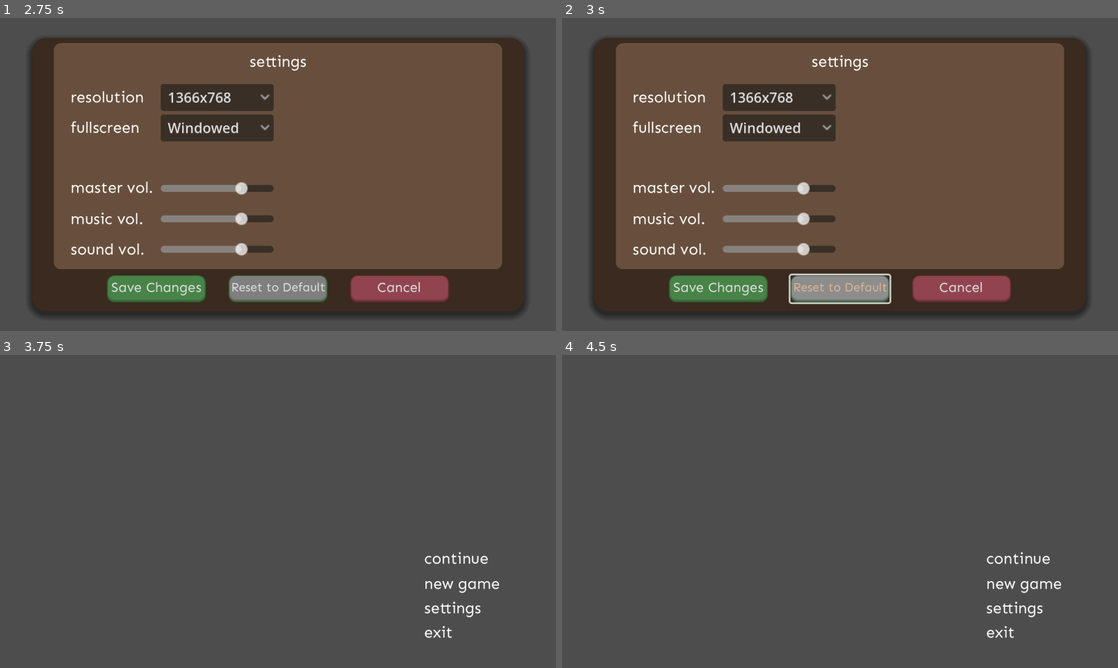
Above: before the commit, frames 1-4 (two rows, left to right).
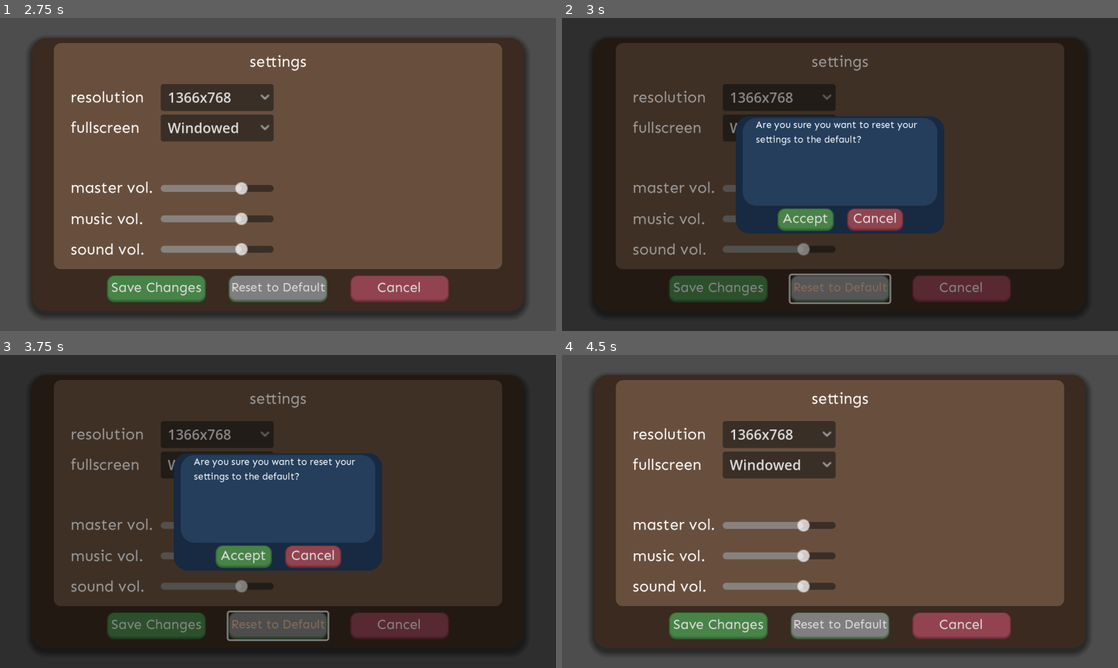
Above: after the commit, the same moments.

Repository: Jon-Alc/Settings-Demo
Game: Godot game, scene res://nodes/scenes/startup.tscn
The game is run twice, just before and just after one commit, with the same random seed, the same clock (stepped at 60 frames per second) and the same inputs.
Inputs (mouse positions are in pixels of both pictures, inside the frame that each line leads up to):
- Up to frame 1 (2.75 s): tap Enter at 0.5, 2 s; move the mouse to (450, 221) at 0.52 s; press the mouse at (450, 221) at 0.53 s; tap Space at 1.25 s; move the mouse to (461, 246) at 1.27 s; release the mouse at (461, 246) at 1.28 s; click (461, 246) at 1.35 s; move the mouse to (450, 271) at 2.02 s; press the mouse at (450, 271) at 2.03 s
- Up to frame 2 (3 s): release the mouse at (1012, 271) at 2.75 s; click "Reset to Default" at 2.75 s
- Up to frame 3 (3.75 s): click "Cancel" at 3.5 s
- Up to frame 4 (4.5 s): click (806, 555) at 4.25 s, where only the run after the commit has a clickable "Accept"

Frame 1 is identical in both runs. In frame 2, 81% of the frame differs, in the area x 0-100%, y 0-100%; in frame 3, 98%; in frame 4, 79%.

Commit message:
Upgrades Display Prompt to use callbacks, and completes Reset to Default feature

Diff:
--- a/nodes/components/display_prompt.tscn
+++ b/nodes/components/display_prompt.tscn
@@ -6,6 +6,7 @@
 [ext_resource type="Theme" uid="uid://dwnkenuo17h4d" path="res://ui/themes/display_prompt/accept_button/accept_button.tres" id="3_1g7g0"]
 [ext_resource type="FontFile" uid="uid://do1ejrjbf4a6j" path="res://assets/fonts/Sen-VariableFont_wght.ttf" id="3_y327b"]
 [ext_resource type="Theme" uid="uid://cmq43yn0uvmha" path="res://ui/themes/display_prompt/cancel_button/cancel_button.tres" id="4_i35js"]
+[ext_resource type="AudioStream" uid="uid://dnx1l3g7b87oy" path="res://assets/sfx/select.wav" id="7_i2661"]
 
 [node name="DisplayPrompt" type="Control"]
 layout_mode = 3
@@ -105,5 +106,9 @@
 theme_override_font_sizes/font_size = 16
 text = "Cancel"
 
+[node name="ButtonSFX" type="AudioStreamPlayer2D" parent="."]
+stream = ExtResource("7_i2661")
+bus = &"SFX"
+
 [connection signal="pressed" from="OuterPanel/AcceptButton" to="." method="_on_accept_button_pressed"]
 [connection signal="pressed" from="OuterPanel/CancelButton" to="." method="_on_cancel_button_pressed"]
--- a/nodes/components/settings.tscn
+++ b/nodes/components/settings.tscn
@@ -305,4 +305,5 @@
 [connection signal="value_changed" from="OuterOptionsContainer/GridContainer/MusicVolume/HBoxContainer/MusicVolumeSlider" to="." method="_on_music_volume_slider_value_changed"]
 [connection signal="value_changed" from="OuterOptionsContainer/GridContainer/SoundVolume/HBoxContainer/SoundVolumeSlider" to="." method="_on_sound_volume_slider_value_changed"]
 [connection signal="pressed" from="OuterOptionsContainer/SaveChangesButton" to="." method="_on_save_changes_button_pressed"]
+[connection signal="pressed" from="OuterOptionsContainer/ResetDefaultButton" to="." method="_on_reset_default_button_pressed"]
 [connection signal="pressed" from="OuterOptionsContainer/CancelButton" to="." method="_on_cancel_button_pressed"]
--- a/nodes/scenes/startup.tscn
+++ b/nodes/scenes/startup.tscn
@@ -33,3 +33,4 @@
 [node name="SFXAudioStream" type="AudioStreamPlayer2D" parent="."]
 unique_name_in_owner = true
 stream = ExtResource("5_4tb2u")
+bus = &"SFX"
--- a/scripts/autoloads/global_events.gd
+++ b/scripts/autoloads/global_events.gd
@@ -7,10 +7,3 @@
 ## SettingsSaveChangesPressed is raised when the Save Changes button in the Settings component is
 ## pressed.
 signal SettingsSaveChangesPressed()
-
-## DisplayPromptButtonPressed is raised when either the Accept or Cancel button in the DisplayPrompt
-## component is pressed.
-signal DisplayPromptButtonPressed()
-## DisplayPromptResponded is raised when the Accept or Cancel buttons in the DisplayPrompt component
-## are pressed. The response is true if Accept is clicked, and false if Cancel is clicked.
-signal DisplayPromptResponded(response: bool)
--- a/scripts/components/display_prompt.gd
+++ b/scripts/components/display_prompt.gd
@@ -2,15 +2,81 @@
 
 @onready var display_prompt: Control = $"."
 @onready var prompt_text: Label = %PromptText
+@onready var button_sfx: AudioStreamPlayer2D = $ButtonSFX
+
+var accept_callback: Callable
+var cancel_callback: Callable
+var timeout_callback: Callable
+var prompt_timer: SceneTreeTimer
+
+
+## Prompt takes a string and two callbacks for accepting and cancelling. It reveals the Display
+## Prompt component with the string as the prompt. If the user presses the Accept button, it calls
+## the accept callback, and if the user presses the Cancel button, it calls the cancel callback.
+func prompt(text: String, accept_func: Callable=Callable(), cancel_func: Callable=Callable()) -> void:
+	prompt_text.text = text
+	accept_callback = accept_func
+	cancel_callback = cancel_func
+	_show()
+
+## Prompt takes a string, a float, and three callbacks for accepting, cancelling, and timing out.
+## It reveals the Display Prompt component with the string as the prompt, with the timer showing at
+## the end of the prompt. If the user presses the Accept button, it calls the accept callback. If
+## the user presses the Cancel button, it calls the cancel callback. If the user times out, it calls
+## the timeout callback.
+func timed_prompt(text: String, time: float, accept_func: Callable=Callable(),
+	cancel_func: Callable=Callable(), timeout_func: Callable=Callable()) -> void:
+
+	accept_callback = accept_func
+	cancel_callback = cancel_func
+	timeout_callback = timeout_func
+	await _timed_show(text, timeout_func, time)
+
+
+func _reset_prompt():
+	prompt_text.text = ""
+	prompt_timer = null
+
+
+func _show():
+	display_prompt.visible = true
+
+
+func _timed_show(text: String, timeout_func: Callable, time: float=5) -> void:
+	prompt_timer = get_tree().create_timer(time)
+	display_prompt.visible = true
+
+	while prompt_timer and prompt_timer.time_left > 0:
+		display_prompt.prompt_text.text = "%s (%s)" % [text, str(ceili(prompt_timer.time_left))]
+		await get_tree().create_timer(.1).timeout
+
+	if not prompt_timer:
+		return
+
+	_hide()
+
+	if timeout_func:
+		timeout_func.call()
+
+
+
+
+func _hide():
+	display_prompt.visible = false
+	_reset_prompt()
 
 
 func _on_accept_button_pressed() -> void:
-	GlobalEvents.DisplayPromptButtonPressed.emit()
-	GlobalEvents.DisplayPromptResponded.emit(true)
-	display_prompt.visible = false
+	button_sfx.play()
+	_hide()
+
+	if accept_callback:
+		accept_callback.call()
 
 
 func _on_cancel_button_pressed() -> void:
-	GlobalEvents.DisplayPromptButtonPressed.emit()
-	GlobalEvents.DisplayPromptResponded.emit(false)
-	display_prompt.visible = false
+	button_sfx.play()
+	_hide()
+
+	if cancel_callback:
+		cancel_callback.call()
--- a/scripts/components/settings.gd
+++ b/scripts/components/settings.gd
@@ -47,14 +47,11 @@
 #region _ready() functions
 func _ready() -> void:
 	_initialize()
-	GlobalEvents.DisplayPromptButtonPressed.connect(_on_display_prompt_button_pressed)
-	GlobalEvents.DisplayPromptResponded.connect(_on_display_prompt_responded)
 
 
 ## _initialize() initializes settings variables. It reads them from an existing settings.json file,
 ## or creates a new one if one isn't found.
 func _initialize() -> void:
-	_reset_prompt_variables()
 
 	if not FileAccess.file_exists(GlobalConsts.SETTINGS_FILE_PATH):
 		print("No settings.json found, making new one...")
@@ -97,67 +94,21 @@
 func _on_resolution_option_item_selected(index: int) -> void:
 	new_resolution = GlobalEnums.int_to_display_settings_id(index)
 	_change_resolution(new_resolution)
-	await _confirm_in_display_prompt()
-#endregion
-#endregion
-
-
-#region Display Prompt component functions
-## _reset_prompt_variables() is called when the display prompt finishes an action, whether it's the
-## user button press or timeout.
-## The display prompt will only ever appear when a resolution option is selected.
-func _reset_prompt_variables() -> void:
-	print("Resetting prompt variables")
-	prompt_timer = null
-	player_responded_to_prompt = false
-
-
-## _confirm_in_display_prompt() is called when a user selects a new resolution option in the
-## settings. It reveals a display prompt, asking the user to confirm to keep the changes, or not. If
-## the user doesn't respond after 15 seconds, it will revert to the previous resolution.
-func _confirm_in_display_prompt() -> void:
-
-	prompt_timer = get_tree().create_timer(15)
-	display_prompt.visible = true
-
-	while prompt_timer.time_left > 0:
-		display_prompt.prompt_text.text = "Would you like to keep these settings? (%s)" % str(ceili(prompt_timer.time_left))
-		await get_tree().create_timer(.1).timeout
-
-	if not player_responded_to_prompt:
-		GlobalEvents.DisplayPromptResponded.emit(false)
-
-	_reset_prompt_variables()
-
-
-#region Signals
-#region GlobalEvents
-## _on_display_prompt_button_pressed() is an event function intended to interrupt
-## _confirm_in_display_prompt. This is until a cleaner way to StopCoroutine() has been found.
-func _on_display_prompt_button_pressed() -> void:
-
-	if not prompt_timer:
-		return
-
-	sfx_audio_stream.play()
-	player_responded_to_prompt = true
-	prompt_timer.time_left = 0
-
-
-## _on_display_prompt_responded() is an event function that tracks whether the user responded to the
-## display prompt or not. Currently, the only setting that opens a display prompt is resolution.
-func _on_display_prompt_responded(response : bool) -> void:
-
-	if not settings.visible: # if the settings menu isn't visible
-		return
-
-	if response: # if user accepts the resolution setting
-		current_resolution = new_resolution
-	else: # if user declines to keep the setting, or lets time run out
-		resolution_options.selected = current_resolution
-		_change_resolution(current_resolution)
-		display_prompt.visible = false
-#endregion
+	display_prompt.timed_prompt(
+		"Would you like to keep these settings?", 5, _display_prompt_accept_resolution,
+		_display_prompt_cancel_resolution, _display_prompt_cancel_resolution
+	)
+	# await _confirm_in_display_prompt()
+#endregion
+
+#region Callbacks
+func _display_prompt_accept_resolution() -> void:
+	current_resolution = new_resolution
+
+func _display_prompt_cancel_resolution() -> void:
+	resolution_options.selected = current_resolution
+	_change_resolution(current_resolution)
+	display_prompt.visible = false
 #endregion
 #endregion
 
@@ -252,6 +203,7 @@
 	sound_volume_setting = sound_volume_value
 	current_sound_volume = sound_volume_value
 	sound_volume_slider.value = current_sound_volume
+
 
 ## _initialize_settings() is called if there is no settings.json file, or it can't be read. It
 ## creates a new settings.json file in the AppData folder, and initializes default settings.
@@ -309,6 +261,7 @@
 
 
 #region Signals
+## Saves all changes from current session to the settings.json file
 func _on_save_changes_button_pressed() -> void:
 	sfx_audio_stream.play()
 	GlobalEvents.SettingsSaveChangesPressed.emit()
@@ -316,6 +269,13 @@
 	settings.visible = false
 
 
+## Deletes the settings.json file and re-initializes it
+func _on_reset_default_button_pressed() -> void:
+	sfx_audio_stream.play()
+	display_prompt.prompt("Are you sure you want to reset your settings to the default?",
+	_display_prompt_accept_reset)
+
+
 ## Reverts all settings to the settings.json file
 func _on_cancel_button_pressed() -> void:
 
@@ -346,4 +306,10 @@
 
 	settings.visible = false
 #endregion
-#endregion
+
+#region Callbacks
+func _display_prompt_accept_reset():
+	_initialize_settings()
+	_read_settings()
+#endregion
+#endregion
Not shown: 1 places in nodes/components/display_prompt.tscn that only renumber resources
